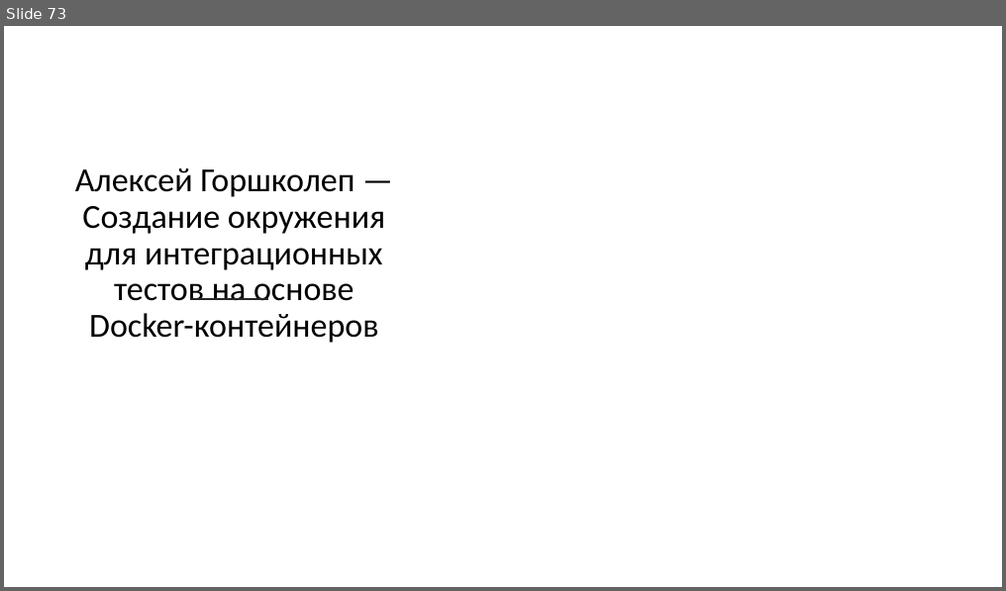
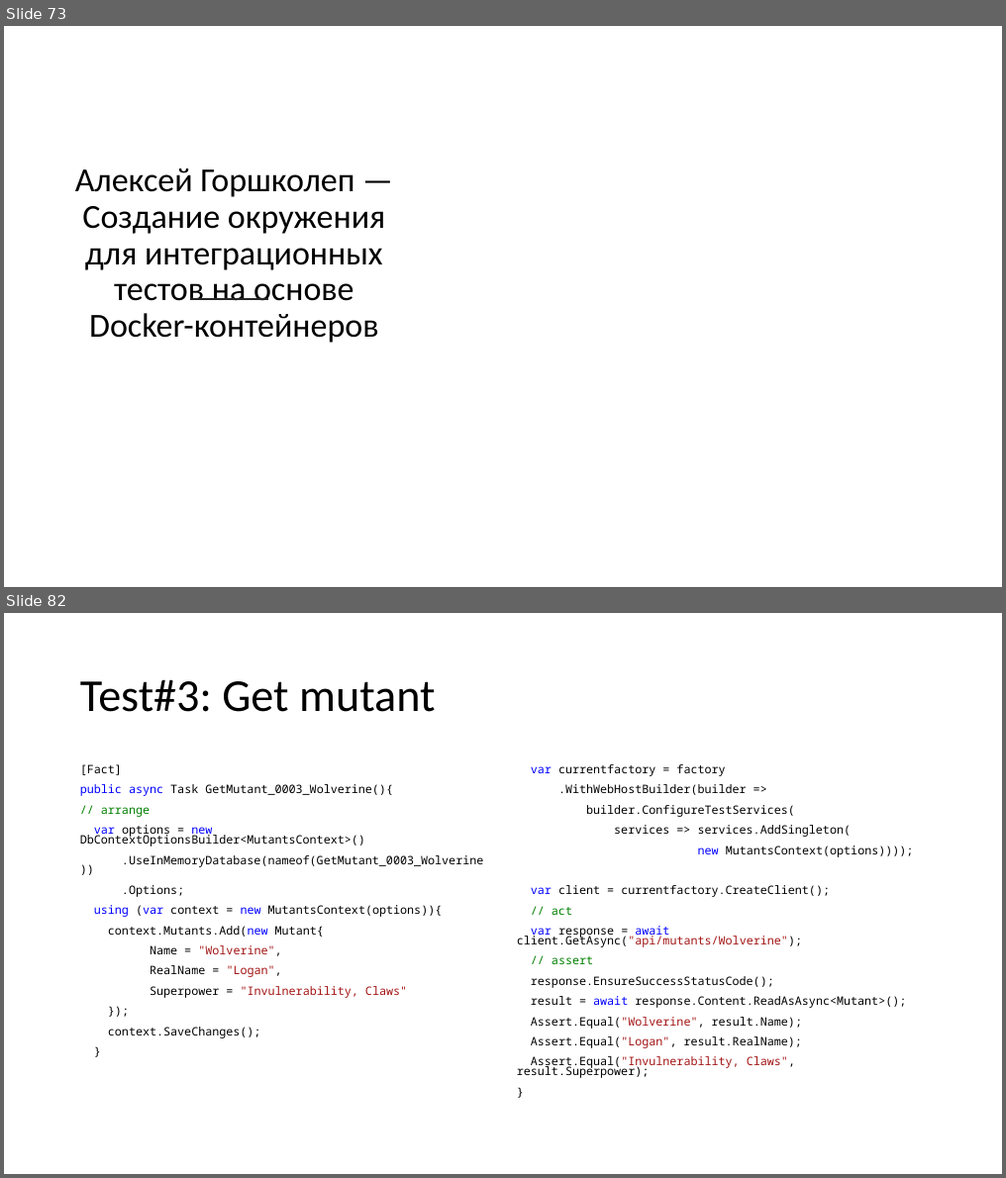
Before and after one commit to kugushev/presentations, a slide deck: 2019_Functional-Testing/Presentation.pptx. Shown one above the other, each under a label of ours: slide 73 before the commit, slides 73 and 82 after it; the slides between them are not shown. The pictures are 1006x591 and 1006x1178 pixels, drawn with LibreOffice and Linux fonts; fonts in the diff are those of the drawing; background and template pictures are left out. Boxes give left, top, right and bottom in pixels: in the first picture for what was removed or moved away, otherwise in the second. Text is boxed around its words. In the diff, an @@ line names an element or a change of style, - is before the commit and + after.

```diff
--- a/2019_Functional-Testing/Presentation.pptx
+++ b/2019_Functional-Testing/Presentation.pptx
@@ slide 82 added at box(4, 613, 1002, 1174), background #FFFFFF @@
@@ title added at box(80, 679, 435, 712), 44 pt, text #000000 @@
+Test#3: Get mutant
@@ text added at box(80, 764, 483, 1039), 11.2 pt, text #000000 @@
+[Fact]
+public async Task GetMutant_0003_Wolverine(){
+// arrange
+var options = new DbContextOptionsBuilder<MutantsContext>()
+.UseInMemoryDatabase(nameof(GetMutant_0003_Wolverine))
+.Options;
+using (var context = new MutantsContext(options)){
+context.Mutants.Add(new Mutant{
+Name = "Wolverine",
+RealName = "Logan",
+Superpower = "Invulnerability, Claws"
+});
+context.SaveChanges();
+}
@@ text added at box(517, 764, 914, 1078), 11.2 pt, text #000000 @@
+var currentfactory = factory
+.WithWebHostBuilder(builder =>
+builder.ConfigureTestServices(
+services => services.AddSingleton(
+new MutantsContext(options))));
+var client = currentfactory.CreateClient();
+// act
+var response = await client.GetAsync("api/mutants/Wolverine");
+// assert
+response.EnsureSuccessStatusCode();
+result = await response.Content.ReadAsAsync<Mutant>();
+Assert.Equal("Wolverine", result.Name);
+Assert.Equal("Logan", result.RealName);
+Assert.Equal("Invulnerability, Claws", result.Superpower);
+}
```
Also in this commit, not shown: 13 other slides added, 4 other files.
